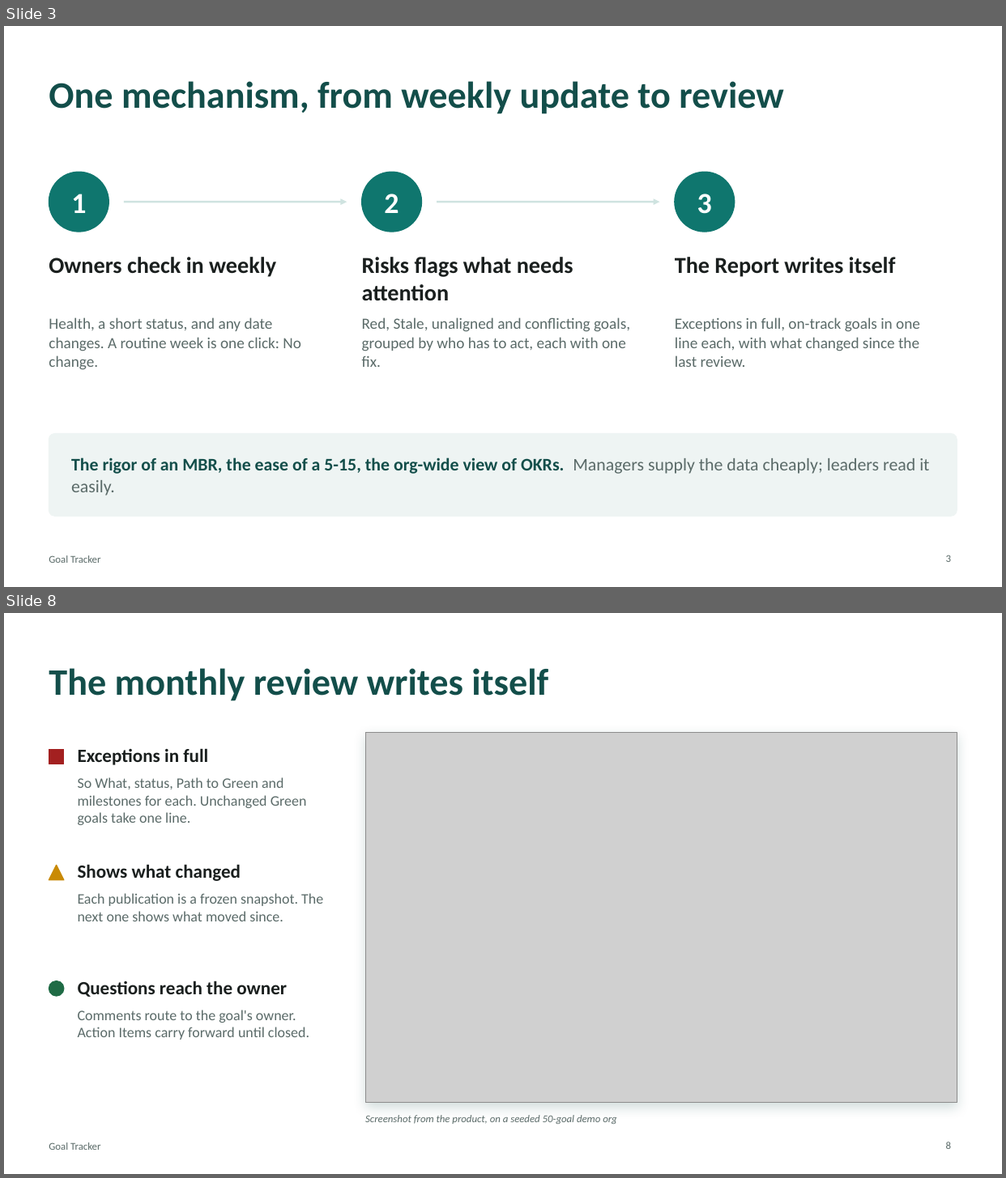
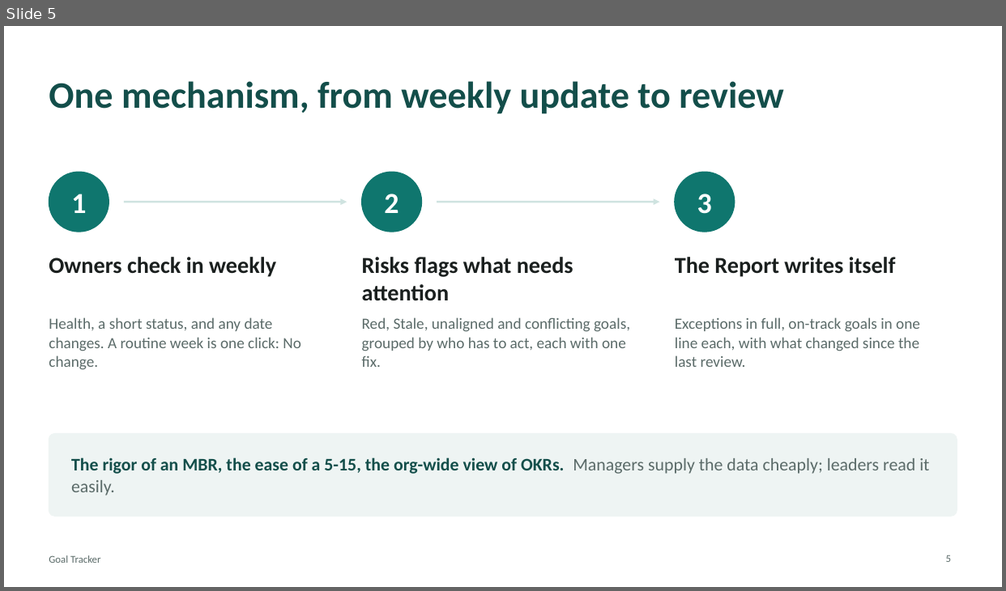
Before and after one commit to zachthieme/goal-tracker, a slide deck: docs/pitch/goal-tracker-pitch.pptx. Shown one above the other, each under a label of ours: slides 3 and 8 before the commit, slide 5 after it; the slides between them are not shown. The pictures are 1006x1178 and 1006x591 pixels, drawn with LibreOffice and Linux fonts; fonts in the diff are those of the drawing; grey boxes stand for pictures. Boxes give left, top, right and bottom in pixels: in the first picture for what was removed or moved away, otherwise in the second. Text is boxed around its words. In the diff, an @@ line names an element or a change of style, - is before the commit and + after.

```diff
--- a/docs/pitch/goal-tracker-pitch.pptx
+++ b/docs/pitch/goal-tracker-pitch.pptx
@@ slide 8 removed at [4,613,1002,1174], background #FFFFFF; not listed: 1 template element that a slide beside it also shows @@
@@ title removed at [49,668,548,701] @@
-The monthly review writes itself
@@ rectangle removed at [365,733,957,1102] @@
@@ picture removed at [365,733,957,1102] @@
@@ rectangle removed at [49,749,64,764] @@
@@ text removed at [78,748,208,765] @@
-Exceptions in full
@@ text removed at [78,777,307,825] @@
-So What, status, Path to Green and milestones for each. Unchanged Green goals take one line.
@@ triangle removed at [49,865,64,880] @@
@@ text removed at [78,864,241,881] @@
-Shows what changed
@@ text removed at [78,893,323,922] @@
-Each publication is a frozen snapshot. The next one shows what moved since.
@@ ellipse removed at [49,982,64,996] @@
@@ text removed at [78,981,287,997] @@
-Questions reach the owner
@@ text removed at [78,1010,309,1040] @@
-Comments route to the goal's owner. Action Items carry forward until closed.
@@ text removed at [365,1115,617,1124] @@
-Screenshot from the product, on a seeded 50-goal demo org
@@ page number removed at [946,1142,951,1149] @@
-8
@@ what was slide 3 is now slide 5 @@
```
Also in this commit, not shown: 5 slides changed, 5 slides added, 2 other slides removed, 4 other files.
